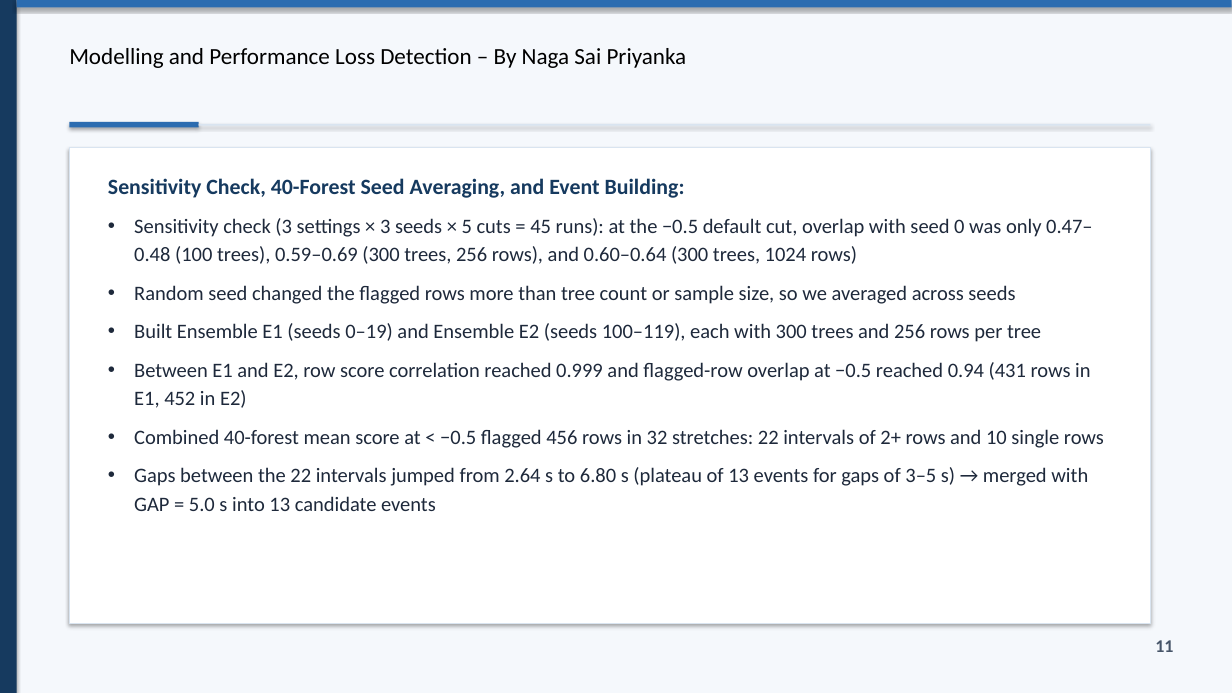
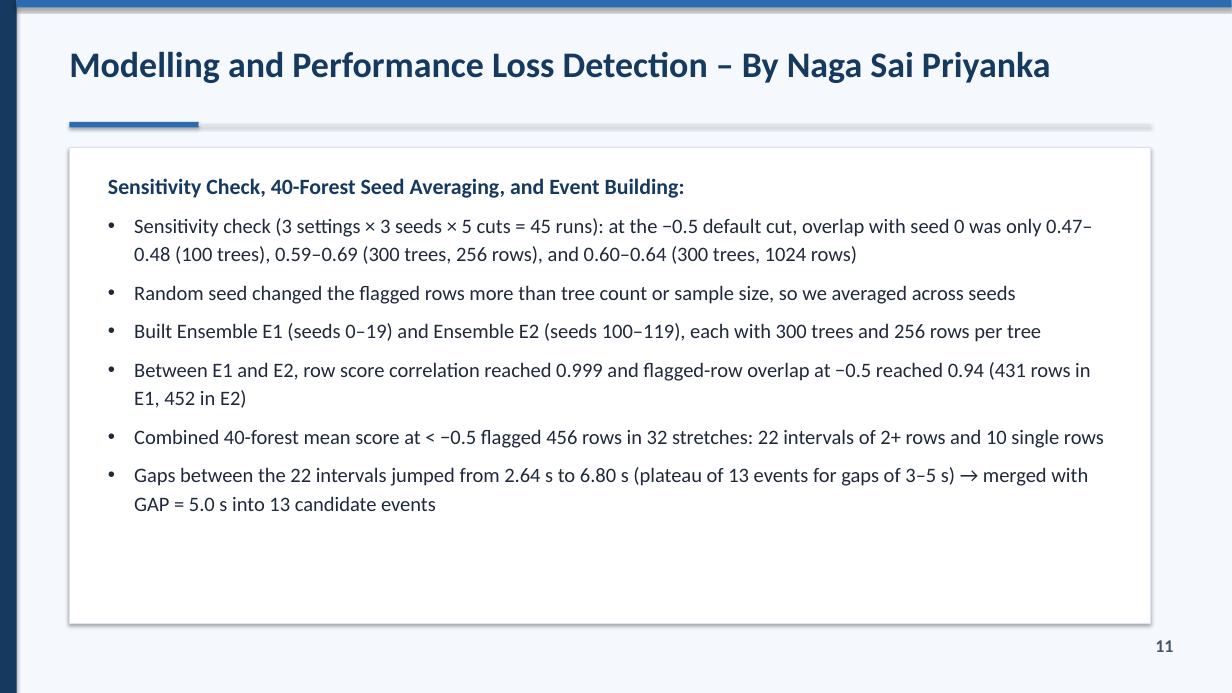
Before and after one commit to Lakshminarayana7844/B4-Project, a slide deck: slide 11 of B4_Presentation.pptx. Drawn at 1232x693 pixels with LibreOffice and Linux fonts; fonts in the diff are those of the drawing. Boxes give left, top, right and bottom in pixels: in the first picture for what was removed or moved away, otherwise in the second. Text is boxed around its words. In the diff, an @@ line names an element or a change of style, - is before the commit and + after.

```diff
--- a/B4_Presentation.pptx
+++ b/B4_Presentation.pptx
@@ text "Modelling and Performance Loss Detection ..." at <box>69,51,1051,83</box>: size 18 to 28 pt, text colour #000000 to #163A5F, bold on @@
```
Also in this commit, not shown: 2 other slides changed, 26 other files.
